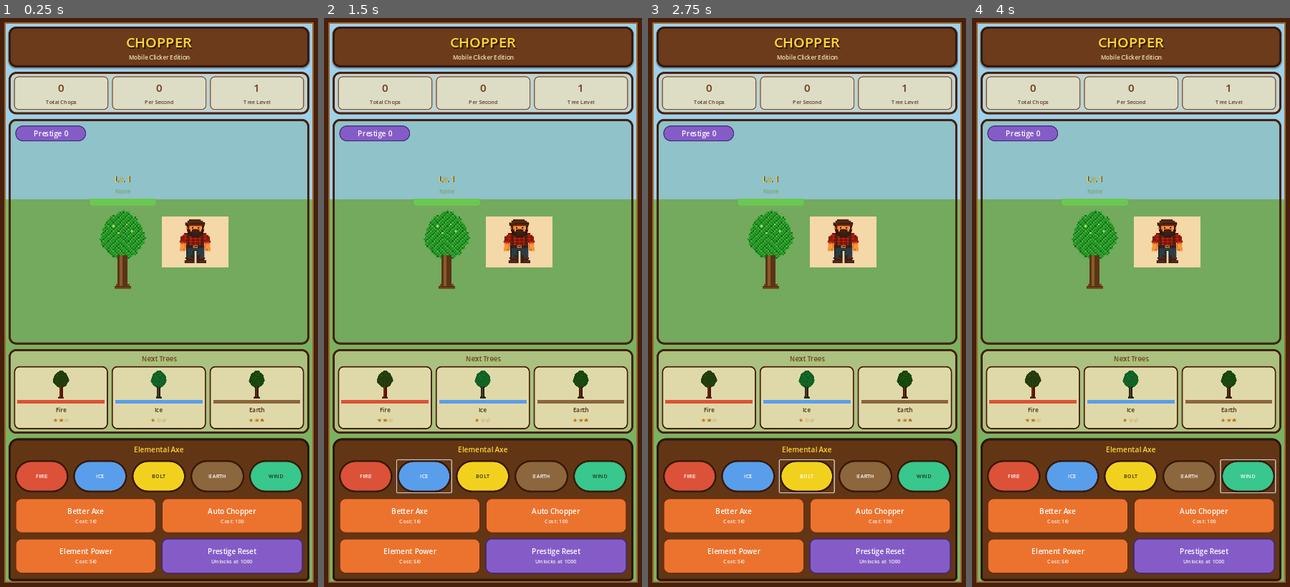
Above: before the commit, frames 1-4 (left to right).
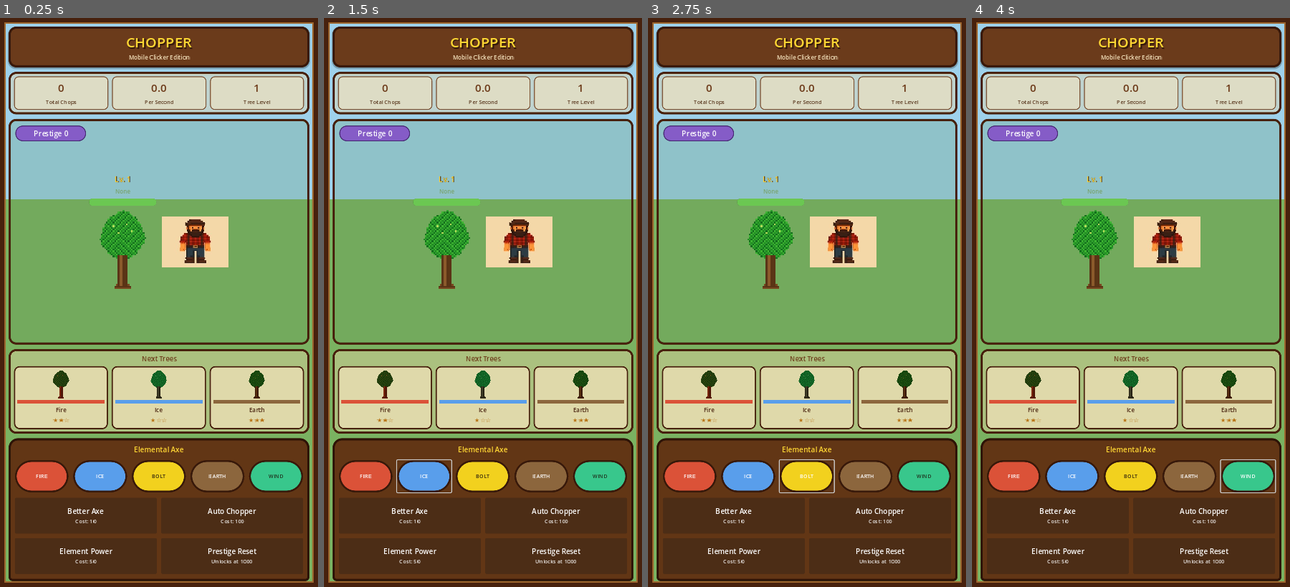
Above: after the commit, the same moments.

Repository: thurtea/chopper
Game: Godot game, scene res://scenes/main.tscn
Two runs of this game, one before a commit and one after it. Both use one fixed random seed, a clock stepped at 60 frames per second and the inputs below.
Inputs:
- Up to frame 1 (0.25 s): no input
- Up to frame 2 (1.5 s): click "FIRE" at 0.5 s; click "ICE" at 1.25 s
- Up to frame 3 (2.75 s): click "BOLT" at 2 s
- Up to frame 4 (4 s): click "EARTH" at 2.75 s; click "WIND" at 3.5 s

The runs differ from the first frame. In frame 1, 11% of the frame differs, in the area x 4-96%, y 11-98%; in frame 2, 11%; in frame 3, 11%; in frame 4, 11%.

Commit message:
Implement Prompt 3.1: four core upgrades (Better Axe, Auto Chopper, Element Power, Prestige Reset) with tunable costs

Diff:
--- a/mobile/ChopperMobile/autoload/game_state.gd
+++ b/mobile/ChopperMobile/autoload/game_state.gd
@@ -25,6 +25,11 @@
 var current_tree: TreeData = TreeData.make(1, TreeData.Element.NONE, 1)
 var upcoming_trees: Array[TreeData] = []
 var active_enchantments: Array[EnchantmentData] = []
+
+# Fractional Chops/sec accumulator (Prompt 3.1's Auto Chopper): chops is
+# an int, so a rate like 0.5/sec can't be added directly every frame
+# without losing the fraction. See _process() below.
+var _auto_chop_accumulator: float = 0.0
 
 
 func _ready() -> void:
@@ -36,6 +41,21 @@
 			TreeData.make(4, TreeData.Element.EARTH, 3),
 		]
 	stats_changed.emit()
+
+
+## Auto Chopper's passive income (Prompt 3.1). Purely a Chops generator,
+## decoupled from the tree-chopping mechanic itself, matching the design
+## doc's own "Auto Chopper (passive chops per second)" bottom-panel spec,
+## not an auto-clicking axe. Runs every frame automatically: a Node's
+## _process() needs no explicit set_process(true) call to be enabled.
+func _process(delta: float) -> void:
+	if chopper.auto_chop_rate <= 0.0:
+		return
+	_auto_chop_accumulator += chopper.auto_chop_rate * chopper.prestige_multiplier * delta
+	if _auto_chop_accumulator >= 1.0:
+		var whole := int(_auto_chop_accumulator)
+		_auto_chop_accumulator -= float(whole)
+		chops += whole
 
 
 func element_color(element: TreeData.Element) -> Color:
@@ -56,11 +76,12 @@
 	if chopper.has_element_power():
 		var multiplier := TreeData.elemental_multiplier(chopper.active_element, current_tree.element)
 		damage = maxi(1, int(round(damage * multiplier)))
+	damage = maxi(1, int(round(damage * chopper.prestige_multiplier)))
 	var applied := current_tree.take_damage(damage)
 	var fell := current_tree.is_fallen()
 	var reward := 0
 	if fell:
-		reward = current_tree.chop_reward
+		reward = maxi(1, int(round(current_tree.chop_reward * chopper.prestige_multiplier)))
 		chops += reward
 		_advance_tree()
 	stats_changed.emit()
@@ -68,8 +89,14 @@
 
 
 ## Pops the next tree off the queue into current_tree and tops the queue
-## back up to its previous length.
+## back up to its previous length. Also counts down Element Power's
+## remaining-trees window, since "the next N trees" (Prompt 3.1) means N
+## tree kills, not N individual hits.
 func _advance_tree() -> void:
+	if chopper.has_element_power():
+		chopper.element_trees_remaining -= 1
+		if chopper.element_trees_remaining <= 0:
+			chopper.active_element = TreeData.Element.NONE
 	if upcoming_trees.is_empty():
 		current_tree = _generate_tree(current_tree.tree_level + 1)
 	else:
@@ -143,3 +170,84 @@
 		if roll <= 0.0:
 			return elements[i]
 	return elements[-1]
+
+
+## Prompt 3.1: the four core upgrades. Costs/values all come from
+## UpgradeConfig (scripts/upgrade_config.gd), the one tunable place.
+## Every buy_*() returns false and changes nothing if the player cannot
+## afford it, true and applies the purchase otherwise.
+
+func buy_better_axe() -> bool:
+	var cost := UpgradeConfig.better_axe_cost(axe_level)
+	if chops < cost:
+		return false
+	chops -= cost
+	axe_level += 1
+	chopper.axe_damage = UpgradeConfig.axe_damage_for_level(axe_level)
+	stats_changed.emit()
+	return true
+
+
+func buy_auto_chopper() -> bool:
+	var cost := UpgradeConfig.auto_chopper_cost(auto_chopper_level)
+	if chops < cost:
+		return false
+	chops -= cost
+	auto_chopper_level += 1
+	chopper.auto_chop_rate = UpgradeConfig.auto_chop_rate_for_level(auto_chopper_level)
+	stats_changed.emit()
+	return true
+
+
+## Activates Element Power for the next UpgradeConfig.ELEMENT_POWER_TREES
+## trees. Which element gets activated is a placeholder random pick: the
+## five Fire/Ice/Bolt/Earth/Wind buttons already exist in the scene but
+## wiring them up as the real selector is explicitly Prompt 3.2's job
+## ("The five elemental buttons ... select which element will be used
+## when the player buys Element Power"), not started here.
+func buy_element_power() -> bool:
+	if chops < UpgradeConfig.ELEMENT_POWER_COST:
+		return false
+	chops -= UpgradeConfig.ELEMENT_POWER_COST
+	element_power_level += 1
+	var elements: Array[TreeData.Element] = [
+		TreeData.Element.FIRE, TreeData.Element.ICE, TreeData.Element.BOLT,
+		TreeData.Element.EARTH, TreeData.Element.WIND,
+	]
+	chopper.active_element = elements[randi() % elements.size()]
+	chopper.element_trees_remaining = UpgradeConfig.ELEMENT_POWER_TREES
+	stats_changed.emit()
+	return true
+
+
+func can_prestige() -> bool:
+	return chops >= UpgradeConfig.PRESTIGE_CHOP_THRESHOLD
+
+
+## Minimal prestige reset: only what Prompt 3.1's own bullet list asks
+## for (become available past a threshold, reset the run, grant a
+## permanent multiplier). The fuller prestige UX described in Part 1 of
+## the design doc (a dedicated "Prestige Available" state, a pulsing
+## button, etc.) is Prompt 5.1's job, not started here.
+func prestige_reset() -> bool:
+	if not can_prestige():
+		return false
+	prestige_level += 1
+	var new_multiplier := UpgradeConfig.prestige_multiplier_for_level(prestige_level)
+	chops = 0
+	axe_level = 0
+	auto_chopper_level = 0
+	element_power_level = 0
+	chopper = ChopperData.new()
+	chopper.prestige_multiplier = new_multiplier
+	current_tree = TreeData.make(1, TreeData.Element.NONE, 1)
+	# Built one at a time, not as a single array literal: each call reads
+	# current_tree/upcoming_trees for its own anti-clustering weighting
+	# (_pick_weighted_element()), so the queue must already reflect every
+	# tree generated so far, not just the pre-reset state.
+	upcoming_trees = []
+	upcoming_trees.append(_generate_tree(2))
+	upcoming_trees.append(_generate_tree(3))
+	upcoming_trees.append(_generate_tree(4))
+	stats_changed.emit()
+	return true
--- a/mobile/ChopperMobile/scenes/main.tscn
+++ b/mobile/ChopperMobile/scenes/main.tscn
@@ -533,6 +533,7 @@
 columns = 2
 
 [node name="BetterAxe" type="Button" parent="Margin/Layout/BottomPanel/BottomInner/UpgradeGrid"]
+unique_name_in_owner = true
 custom_minimum_size = Vector2(0, 80)
 layout_mode = 2
 size_flags_horizontal = 3
@@ -567,6 +568,7 @@
 horizontal_alignment = 1
 
 [node name="AutoChopper" type="Button" parent="Margin/Layout/BottomPanel/BottomInner/UpgradeGrid"]
+unique_name_in_owner = true
 custom_minimum_size = Vector2(0, 80)
 layout_mode = 2
 size_flags_horizontal = 3
@@ -601,6 +603,7 @@
 horizontal_alignment = 1
 
 [node name="ElementPower" type="Button" parent="Margin/Layout/BottomPanel/BottomInner/UpgradeGrid"]
+unique_name_in_owner = true
 custom_minimum_size = Vector2(0, 80)
 layout_mode = 2
 size_flags_horizontal = 3
@@ -635,6 +638,7 @@
 horizontal_alignment = 1
 
 [node name="PrestigeReset" type="Button" parent="Margin/Layout/BottomPanel/BottomInner/UpgradeGrid"]
+unique_name_in_owner = true
 custom_minimum_size = Vector2(0, 80)
 layout_mode = 2
 size_flags_horizontal = 3
@@ -660,6 +664,7 @@
 horizontal_alignment = 1
 
 [node name="PrestigeHint" type="Label" parent="Margin/Layout/BottomPanel/BottomInner/UpgradeGrid/PrestigeReset/PrestigeBox"]
+unique_name_in_owner = true
 layout_mode = 2
 mouse_filter = 2
 theme_override_colors/font_color = Color(1, 1, 1, 0.9)
--- a/mobile/ChopperMobile/scripts/main.gd
+++ b/mobile/ChopperMobile/scripts/main.gd
@@ -11,6 +11,11 @@
 @onready var auto_cost: Label = %AutoCost
 @onready var element_cost: Label = %ElementCost
 @onready var preview_row: HBoxContainer = %PreviewRow
+@onready var better_axe_button: Button = %BetterAxe
+@onready var auto_chopper_button: Button = %AutoChopper
+@onready var element_power_button: Button = %ElementPower
+@onready var prestige_button: Button = %PrestigeReset
+@onready var prestige_hint: Label = %PrestigeHint
 @onready var play_inner: Control = %PlayInner
 @onready var tree_sprite: TextureRect = %TreeSprite
 @onready var chopper_sprite: TextureRect = %ChopperSprite
@@ -26,6 +31,10 @@
 func _ready() -> void:
 	GameState.stats_changed.connect(_refresh_ui)
 	tree_sprite.gui_input.connect(_on_tree_gui_input)
+	better_axe_button.pressed.connect(func() -> void: GameState.buy_better_axe())
+	auto_chopper_button.pressed.connect(func() -> void: GameState.buy_auto_chopper())
+	element_power_button.pressed.connect(func() -> void: GameState.buy_element_power())
+	prestige_button.pressed.connect(func() -> void: GameState.prestige_reset())
 	_refresh_ui()
 
 
@@ -59,7 +68,7 @@
 	var tree := GameState.current_tree
 	var chopper := GameState.chopper
 	chops_value.text = str(GameState.chops)
-	cps_value.text = str(chopper.auto_chop_rate)
+	cps_value.text = "%.1f" % (chopper.auto_chop_rate * chopper.prestige_multiplier)
 	tree_level_value.text = str(tree.tree_level)
 	tree_level_badge.text = "Lv. %d" % tree.tree_level
 	tree_element_badge.text = GameState.element_display_name(tree.element)
@@ -70,10 +79,34 @@
 	health_bar.max_value = tree.max_health
 	health_bar.value = tree.health
 	prestige_badge.text = "Prestige %d" % GameState.prestige_level
-	axe_cost.text = "Cost: 10"
-	auto_cost.text = "Cost: 100"
-	element_cost.text = "Cost: 50"
+	_refresh_upgrade_buttons(chopper)
 	_refresh_previews()
+
+
+## Prompt 3.1: real costs (from UpgradeConfig) and afford-gated buttons,
+## replacing the static placeholder cost text Prompt 1.2's UI shipped with.
+func _refresh_upgrade_buttons(chopper: ChopperData) -> void:
+	var axe_price := UpgradeConfig.better_axe_cost(GameState.axe_level)
+	axe_cost.text = "Cost: %d" % axe_price
+	better_axe_button.disabled = GameState.chops < axe_price
+
+	var auto_price := UpgradeConfig.auto_chopper_cost(GameState.auto_chopper_level)
+	auto_cost.text = "Cost: %d" % auto_price
+	auto_chopper_button.disabled = GameState.chops < auto_price
+
+	if chopper.has_element_power():
+		element_cost.text = "Active: %d left" % chopper.element_trees_remaining
+	else:
+		element_cost.text = "Cost: %d" % UpgradeConfig.ELEMENT_POWER_COST
+	element_power_button.disabled = GameState.chops < UpgradeConfig.ELEMENT_POWER_COST
+
+	var prestige_ready := GameState.can_prestige()
+	if prestige_ready:
+		var next_multiplier := UpgradeConfig.prestige_multiplier_for_level(GameState.prestige_level + 1)
+		prestige_hint.text = "Ready! x%.1f -> x%.1f" % [chopper.prestige_multiplier, next_multiplier]
+	else:
+		prestige_hint.text = "Unlocks at %d" % UpgradeConfig.PRESTIGE_CHOP_THRESHOLD
+	prestige_button.disabled = not prestige_ready
 
 
 func _refresh_previews() -> void:
--- /dev/null
+++ b/mobile/ChopperMobile/scripts/upgrade_config.gd
@@ -0,0 +1,51 @@
+class_name UpgradeConfig
+extends RefCounted
+
+## Prompt 3.1: every tunable cost/value for the four core upgrades lives
+## here, in one place, per the design doc's own "All upgrade costs and
+## values must live in one easy-to-tune dictionary or resource" rule.
+## Pure constants and pure derivation functions only: nothing here reads
+## or writes game state. GameState calls these when a purchase happens.
+
+# --- Better Axe: permanent, scaling-cost damage upgrade ---
+const BETTER_AXE_BASE_COST: int = 10
+const BETTER_AXE_COST_GROWTH: float = 1.15
+const BETTER_AXE_BASE_DAMAGE: int = 1
+const BETTER_AXE_DAMAGE_PER_LEVEL: int = 1
+
+# --- Auto Chopper: permanent, scaling-cost passive Chops/sec upgrade ---
+const AUTO_CHOPPER_BASE_COST: int = 100
+const AUTO_CHOPPER_COST_GROWTH: float = 1.2
+const AUTO_CHOPPER_RATE_PER_LEVEL: float = 0.5
+
+# --- Element Power: flat-cost, repeatable temporary buff ---
+# Not a scaling-cost permanent level like the two above: this buys a
+# limited-use buff (see ELEMENT_POWER_TREES), so a rising cost would
+# punish exactly the repeated tactical use the design doc asks for
+# ("a temporary buff you can buy or earn").
+const ELEMENT_POWER_COST: int = 50
+const ELEMENT_POWER_TREES: int = 3
+
+# --- Prestige Reset: unlocks at a Chop threshold, grants a permanent multiplier ---
+const PRESTIGE_CHOP_THRESHOLD: int = 1000
+const PRESTIGE_MULTIPLIER_PER_LEVEL: float = 0.1
+
+
+static func better_axe_cost(level: int) -> int:
+	return int(round(BETTER_AXE_BASE_COST * pow(BETTER_AXE_COST_GROWTH, level)))
+
+
+static func auto_chopper_cost(level: int) -> int:
+	return int(round(AUTO_CHOPPER_BASE_COST * pow(AUTO_CHOPPER_COST_GROWTH, level)))
+
+
+static func axe_damage_for_level(level: int) -> int:
+	return BETTER_AXE_BASE_DAMAGE + level * BETTER_AXE_DAMAGE_PER_LEVEL
+
+
+static func auto_chop_rate_for_level(level: int) -> float:
+	return level * AUTO_CHOPPER_RATE_PER_LEVEL
+
+
+static func prestige_multiplier_for_level(level: int) -> float:
+	return 1.0 + level * PRESTIGE_MULTIPLIER_PER_LEVEL
Not shown, changed: mobile/tomorrow.md
Not shown, changed: tomorrow.md
